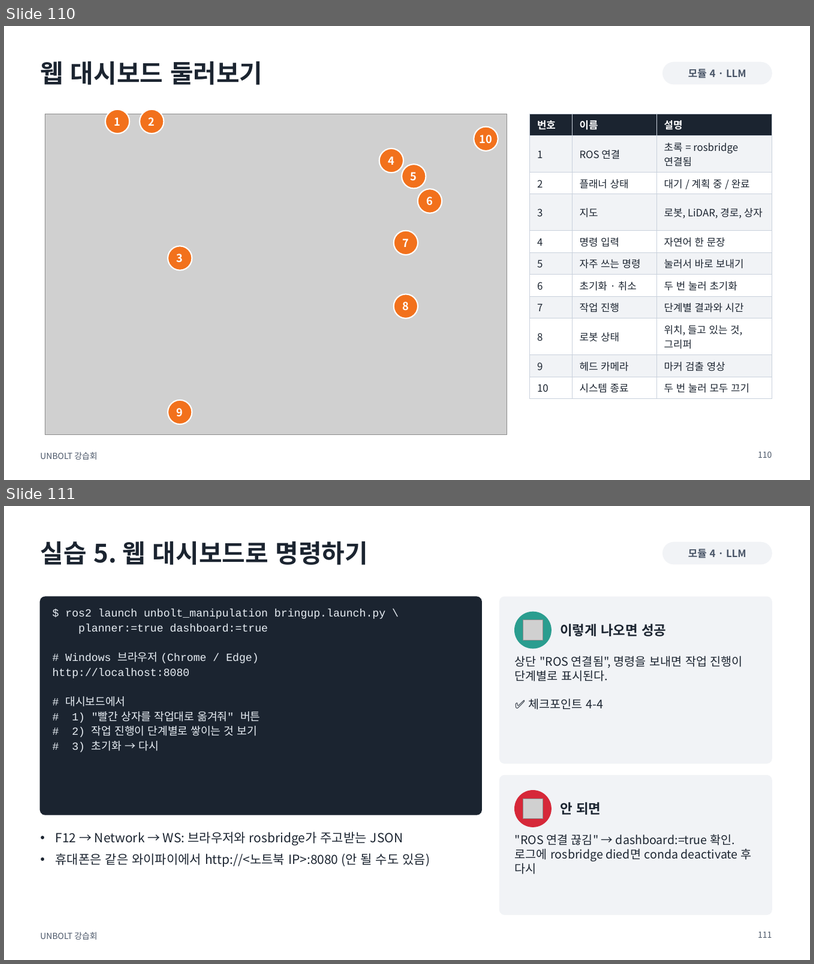
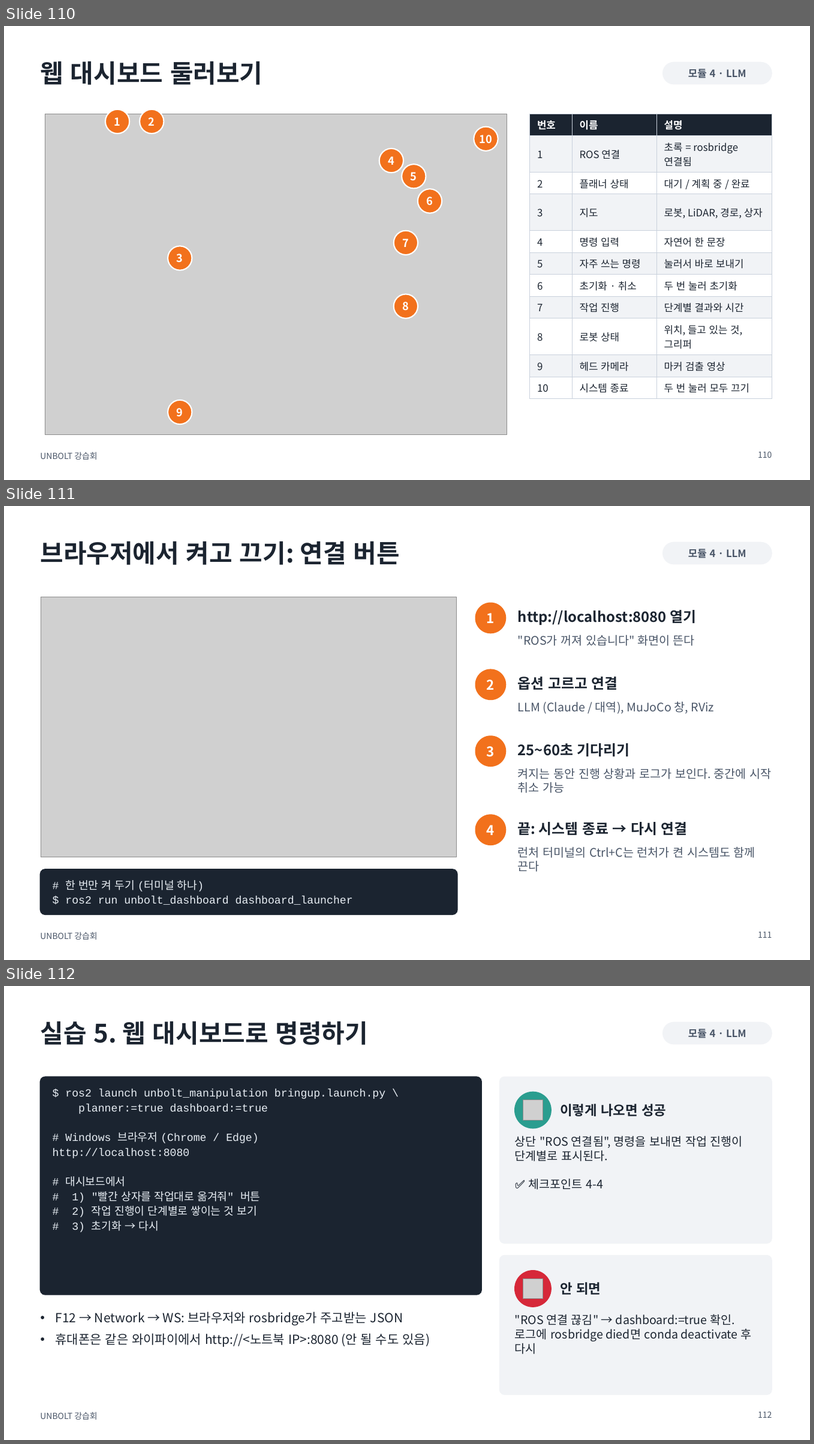
Before and after one commit to sejiny3/AIRLAB, a slide deck: workshop/slides/UNBOLT_workshop.pptx. Shown one above the other, each under a label of ours: slides 110 and 111 before the commit, slides 110, 111 and 112 after it. The pictures are 814x964 and 814x1444 pixels, drawn with LibreOffice and Linux fonts; fonts in the diff are those of the drawing; grey boxes stand for pictures. Boxes give left, top, right and bottom in pixels: in the first picture for what was removed or moved away, otherwise in the second. Text is boxed around its words. In the diff, an @@ line names an element or a change of style, - is before the commit and + after.

```diff
--- a/workshop/slides/UNBOLT_workshop.pptx
+++ b/workshop/slides/UNBOLT_workshop.pptx
@@ slide 111 added at (4, 506, 810, 960), background #FFFFFF; not listed: 1 template element that a slide beside it also shows @@
@@ title added at (40, 541, 400, 565), 30 pt, text #1B2430, bold @@
+브라우저에서 켜고 끄기: 연결 버튼
@@ rounded rectangle added at (663, 542, 772, 564), fill #F1F3F6, outline #F1F3F6 1 pt @@
@@ text added at (689, 549, 747, 558), 12 pt, text #4A5668, bold @@
+모듈 4 · LLM
@@ picture added at (41, 597, 457, 857) @@
@@ ellipse added at (476, 603, 506, 633), fill #F2711C, outline #F2711C 1 pt @@
@@ text added at (487, 613, 495, 623), 16 pt, text #FFFFFF, bold @@
+1
@@ text added at (518, 610, 697, 625), 17 pt, text #1B2430, bold @@
+http://localhost:8080 열기
@@ text added at (518, 635, 695, 646), 14 pt, text #4A5668 @@
+"ROS가 꺼져 있습니다" 화면이 뜬다
@@ ellipse added at (476, 669, 506, 700), fill #F2711C, outline #F2711C 1 pt @@
@@ text added at (487, 679, 495, 690), 16 pt, text #FFFFFF, bold @@
+2
@@ text added at (518, 676, 618, 690), 17 pt, text #1B2430, bold @@
+옵션 고르고 연결
@@ text added at (518, 701, 715, 714), 14 pt, text #4A5668 @@
+LLM (Claude / 대역), MuJoCo 창, RViz
@@ ellipse added at (476, 736, 506, 766), fill #F2711C, outline #F2711C 1 pt @@
@@ text added at (487, 746, 495, 757), 16 pt, text #FFFFFF, bold @@
+3
@@ text added at (518, 743, 630, 756), 17 pt, text #1B2430, bold @@
+25~60초 기다리기
@@ text added at (518, 768, 771, 793), 14 pt, text #4A5668 @@
+켜지는 동안 진행 상황과 로그가 보인다. 중간에 시작 취소 가능
@@ ellipse added at (476, 814, 506, 845), fill #F2711C, outline #F2711C 1 pt @@
@@ text added at (487, 825, 495, 835), 16 pt, text #FFFFFF, bold @@
+4
@@ text added at (518, 822, 688, 835), 17 pt, text #1B2430, bold @@
+끝: 시스템 종료 → 다시 연결
@@ text added at (518, 846, 756, 871), 14 pt, text #4A5668 @@
+런처 터미널의 Ctrl+C는 런처가 켠 시스템도 함께 끈다
@@ rounded rectangle added at (40, 869, 458, 915), fill #1B2430, outline #1B2430 1 pt @@
@@ text added at (65, 880, 353, 904), 13 pt, text #E8EEF4 @@
+# 한 번만 켜 두기 (터미널 하나)
+$ ros2 run unbolt_dashboard dashboard_launcher
@@ page number added at (758, 931, 772, 937), 10 pt, text #4A5668 @@
+111
@@ what was slide 111 is now slide 112 @@
@@ page number at (758, 1411, 772, 1417): text changed @@
-111
+112
```
Also in this commit, not shown: 1 slide changed, 13 other files.
